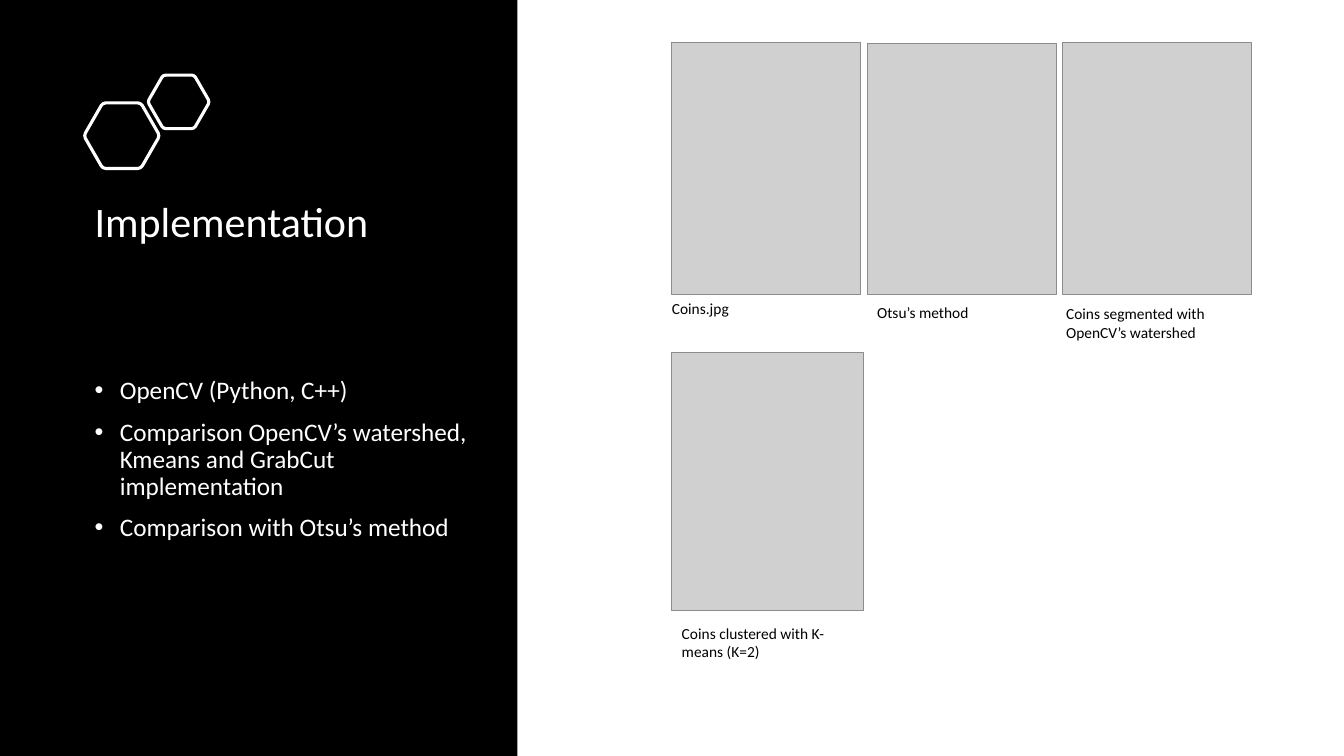
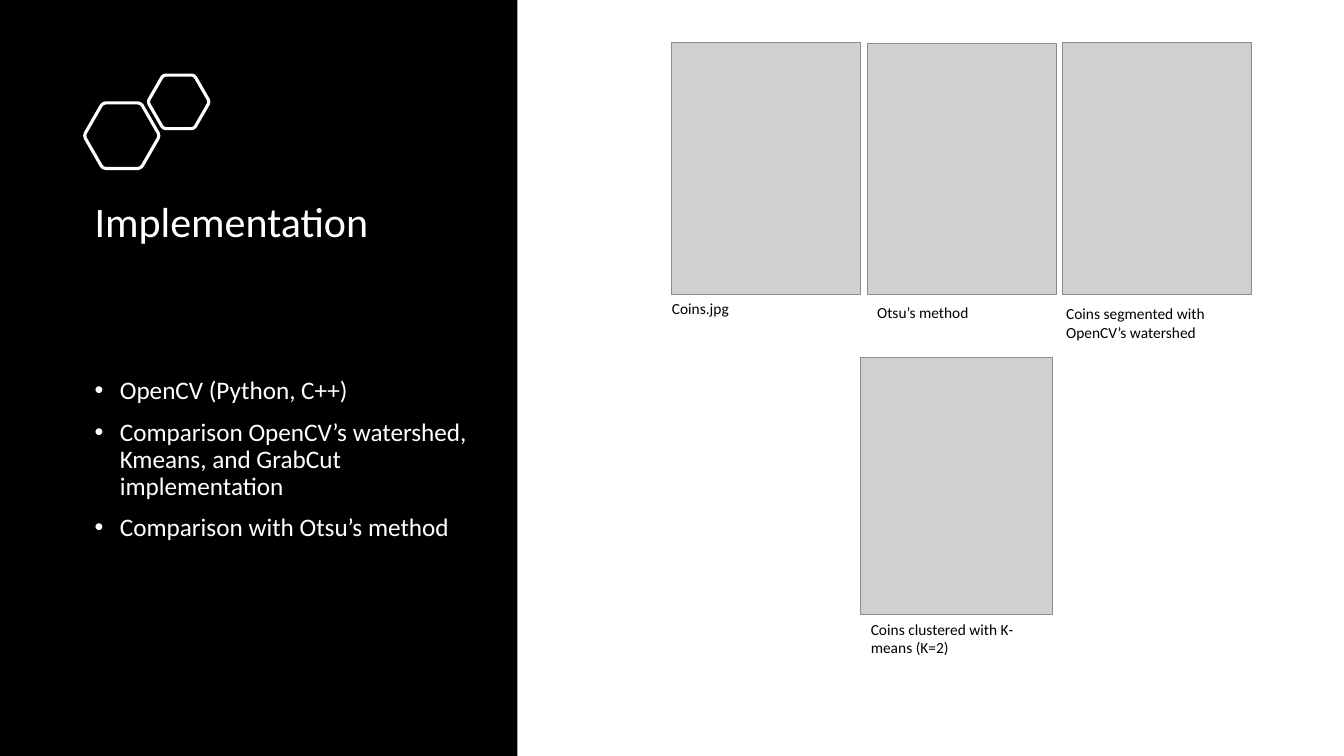
Before and after one commit to Flymindo/EC504_FinalProject, a slide deck: slide 5 of Presentation.pptx. Drawn at 1344x756 pixels with LibreOffice and Linux fonts; fonts in the diff are those of the drawing; grey boxes stand for pictures. Boxes give left, top, right and bottom in pixels: in the first picture for what was removed or moved away, otherwise in the second. Text is boxed around its words. In the diff, an @@ line names an element or a change of style, - is before the commit and + after.

```diff
--- a/Presentation.pptx
+++ b/Presentation.pptx
@@ picture: place and size @@
-picture at bbox=[673, 353, 864, 610]
+picture at bbox=[861, 358, 1053, 615]
@@ text at bbox=[120, 423, 467, 499]: text changed @@
-• Comparison OpenCV’s watershed, Kmeans and GrabCut implementation
+• Comparison OpenCV’s watershed, Kmeans, and GrabCut implementation
@@ text "Coins clustered with K-means (K=2)": place and size @@
-text "Coins clustered with K-means (K=2)" at bbox=[682, 628, 824, 659]
+text "Coins clustered with K-means (K=2)" at bbox=[871, 624, 1013, 655]
```
Also in this commit, not shown: 1 other slide changed, 1 slide removed, 2 other files.
